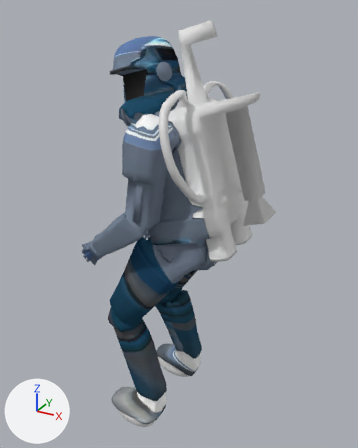
An edit to the Blender file UnityProject/Assets/Meshes/Character/Character.blend, drawn before and after from the same camera.
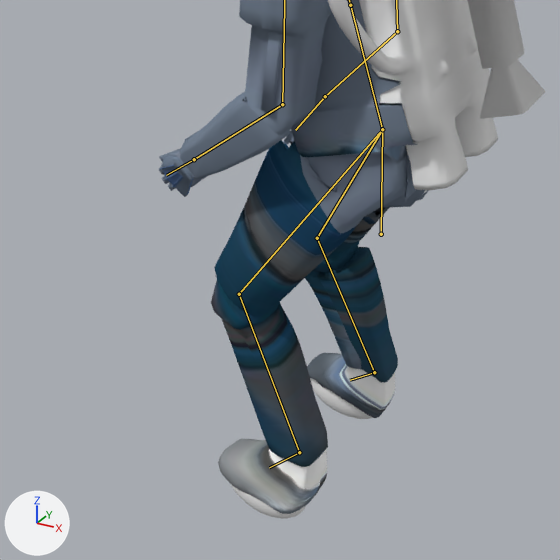
There are two pictures of each version: one whole from a 50 mm lens placed at (0.908, -1.769, 1.978), pointed at (-0.094, 0.054, 1.066), one close up on the part from 0% to 79% of the width and 37% to 100% of the height. Arrows for +X, +Y and +Z are at lower left; the lights stay in place. Both versions are drawn at frame 32 of the action 'GroundSlide_fast'; the numbers are the values there. The bones that bend it are drawn over the model as lines in the close-ups.

Objects in the first close-up: 'jetpack', 'main', 'repulsion'.
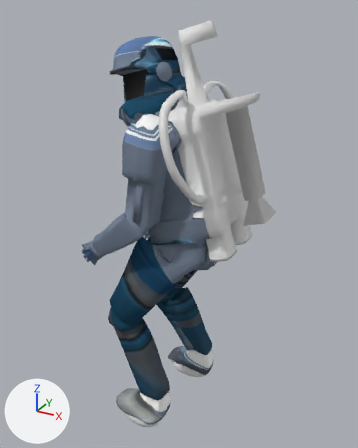
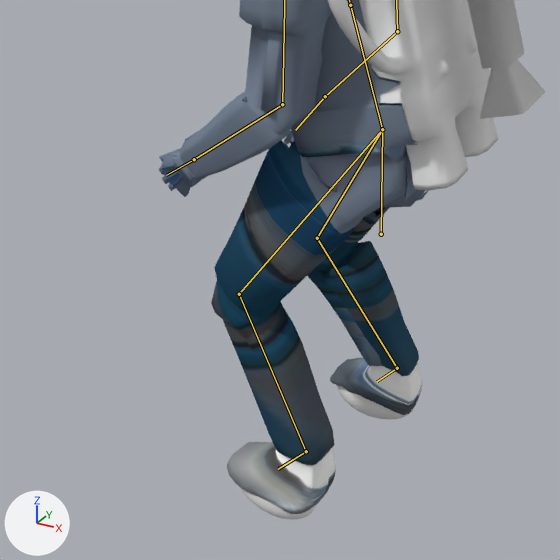
Diff of the bpy script that builds the scene:
```diff
--- a/UnityProject/Assets/Meshes/Character/Character.blend.py
+++ b/UnityProject/Assets/Meshes/Character/Character.blend.py
@@ bone_leftleg @@
 bone_leftleg = bpy.data.objects['Armature'].pose.bones['LeftLeg']  # child of 'LeftUpLeg'
-bone_leftleg.rotation_quaternion = (0.877, 0.478, 0.03, 0.04)  # degrees (57, 1, 6)
+bone_leftleg.rotation_quaternion = (0.866, 0.497, 0.033, 0.045)  # degrees (60, 1, 6)
@@ bone_rightleg @@
 bone_rightleg = bpy.data.objects['Armature'].pose.bones['RightLeg']  # child of 'RightUpLeg'
-bone_rightleg.rotation_quaternion = (0.907, 0.419, -0.029, -0.01)  # degrees (50, -3, -2)
+bone_rightleg.rotation_quaternion = (0.87, 0.492, -0.035, 0.001)  # degrees (59, -4, -2)
```

What differs and where, as boxes [x1, y1, x2, y2] in the close-ups (560 x 560 px):
'main', posed: [159, 0, 429, 514] in both
'repulsion', posed (23% wider): before [231, 378, 373, 519]; after [240, 385, 415, 520]
bone 'LeftLeg', root to tip: before (239, 294) to (299, 452); after (239, 294) to (306, 451)
bone 'RightLeg', root to tip: before (317, 238) to (374, 372); after (317, 238) to (397, 368)
